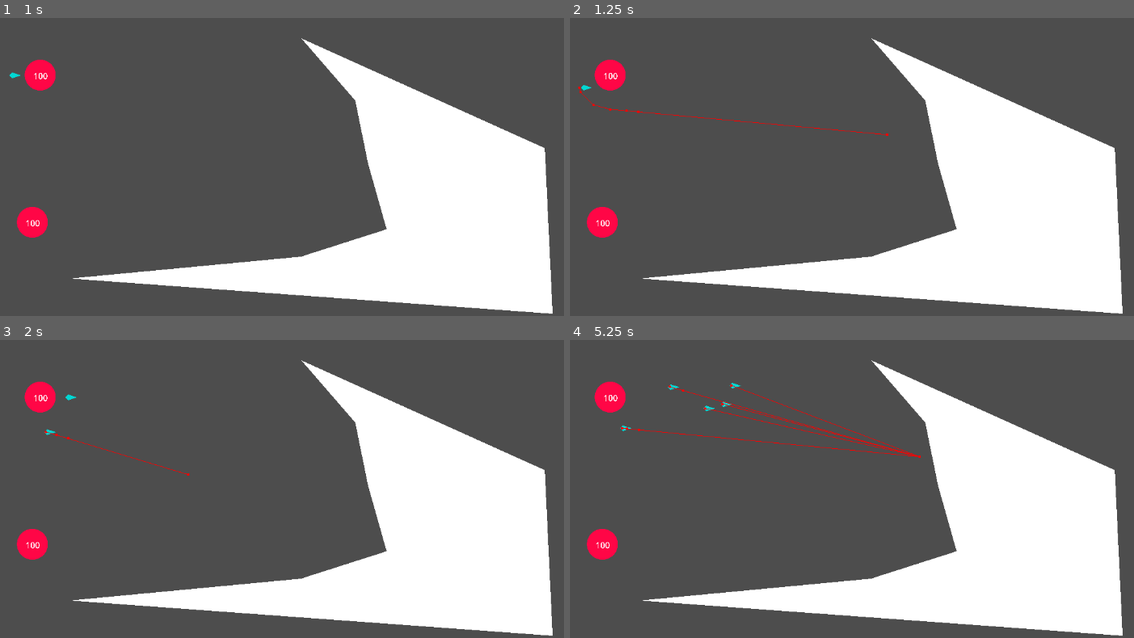
Above: before the commit, frames 1-4 (two rows, left to right).
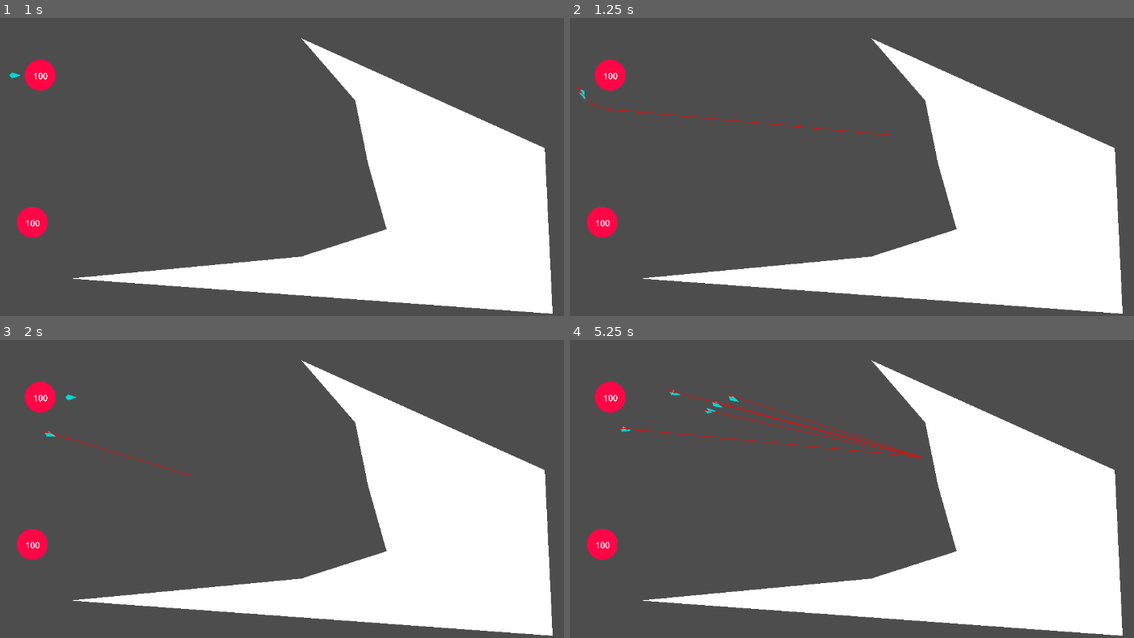
Above: after the commit, the same moments.

Repository: immortalbean/cluster
Game: Godot game, scene res://Scenes/game.tscn
Same seed, same stepped clock (60 frames per second), same inputs: the game is played once before the commit and once after it.
Inputs (mouse positions are in pixels of both pictures, inside the frame that each line leads up to):
- Up to frame 1 (1 s): tap Enter at 0.5 s; move the mouse to (456, 116) at 0.52 s; press the mouse at (456, 116) at 0.53 s
- Up to frame 2 (1.25 s): no input
- Up to frame 3 (2 s): move the mouse to (186, 474) at 1.27 s; release the mouse at (186, 474) at 1.28 s; click (186, 474) at 1.35 s
- Up to frame 4 (5.25 s): tap Space at 2 s; move the mouse to (953, 375) at 2.02 s; press the mouse at (953, 375) at 2.03 s; move the mouse to (857, 527) at 2.77 s; release the mouse at (857, 527) at 2.78 s; click (857, 527) at 2.85 s; move the mouse to (1083, 509) at 3.52 s; press the mouse at (1083, 509) at 3.53 s; move the mouse to (694, 402) at 4.27 s; release the mouse at (694, 402) at 4.28 s; click (694, 402) at 4.35 s; move the mouse to (919, 456) at 5.02 s; press the mouse at (919, 456) at 5.03 s

Frame 1 is identical in both runs. In frame 2, less than 0.1% of the frame differs, in the area x 1-4%, y 22-28%; in frame 3, less than 0.1%; in frame 4, 0.9%, in the area x 8-62%, y 14-39%.

Commit message:
added agent rotation

Diff:
--- a/Scenes/individual.tscn
+++ b/Scenes/individual.tscn
@@ -3,9 +3,8 @@
 [ext_resource type="Script" uid="uid://dhrbuo6u1xmfs" path="res://Scripts/individual.gd" id="1_w8nqd"]
 [ext_resource type="Script" uid="uid://uc7lh46mw7mt" path="res://Scripts/individual/visual.gd" id="2_0b3us"]
 
-[sub_resource type="CapsuleShape2D" id="CapsuleShape2D_kt52q"]
-radius = 4.0
-height = 18.0
+[sub_resource type="CircleShape2D" id="CircleShape2D_0b3us"]
+radius = 5.0
 
 [node name="Individual" type="CharacterBody2D"]
 script = ExtResource("1_w8nqd")
@@ -19,9 +18,7 @@
 polygon = PackedVector2Array(24, 0, 8, 5, 3, 0, 8, -5)
 
 [node name="CollisionShape2D" type="CollisionShape2D" parent="."]
-position = Vector2(4, 0)
-rotation = 1.5708
-shape = SubResource("CapsuleShape2D_kt52q")
+shape = SubResource("CircleShape2D_0b3us")
 
 [node name="navigation" type="NavigationAgent2D" parent="."]
 avoidance_enabled = true
--- a/Scripts/individual.gd
+++ b/Scripts/individual.gd
@@ -1,11 +1,14 @@
 extends CharacterBody2D
 
 @onready var navigation_agent_2d: NavigationAgent2D = $navigation
+@onready var visual: Node2D = $visual
 
 @export var speed := 150
 
 var target := position
 static var last_click_position = Vector2(0, 0)
+
+var passed_velocity: Vector2
 
 func _ready() -> void:
 	pass
@@ -17,6 +20,8 @@
 
 func _physics_process(_delta):
 	move_to_target()
+	passed_velocity = navigation_agent_2d.velocity
+	visual.tick(passed_velocity)
 
 #Moves the individual towards the location of the mouse click
 func move_to_target():
--- a/Scripts/individual/visual.gd
+++ b/Scripts/individual/visual.gd
@@ -1 +1,5 @@
 extends Node2D
+
+
+func tick(velocity: Vector2) -> void:
+	rotation = lerp_angle(rotation, velocity.angle(), 0.2)
